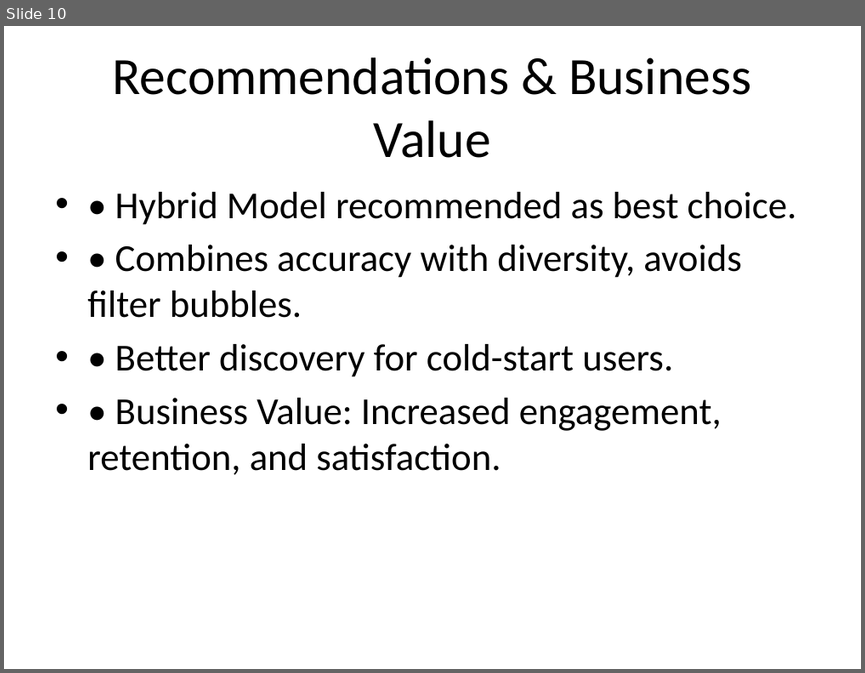
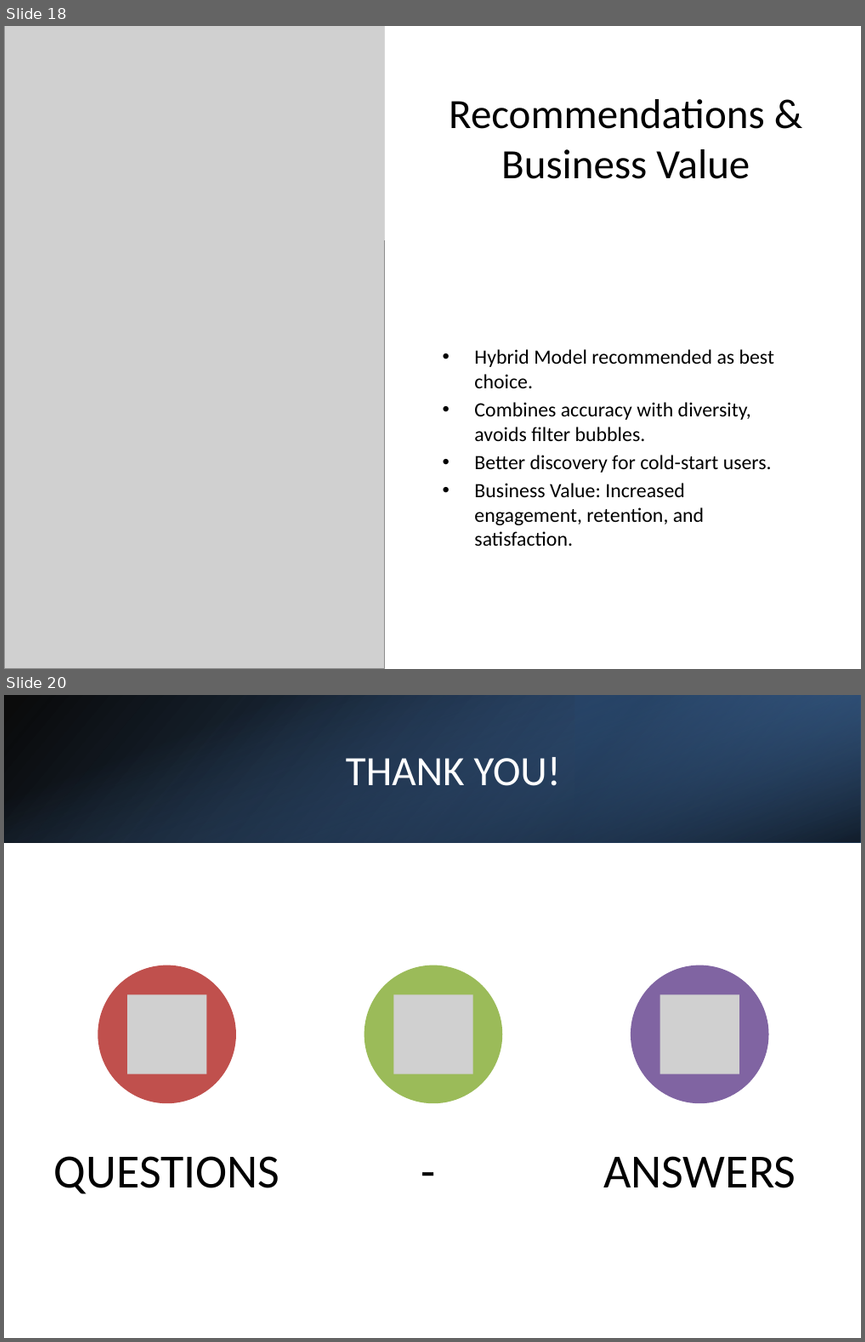
Before and after one commit to VidushiR/Springboard, a slide deck: CapstoneThree_MovieRecommedationSystem/reports/MovieRecommendationCapstoneThree_Final_Presentation.pptx. Shown one above the other, each under a label of ours: slide 10 before the commit, slides 18 and 20 after it; the slides between them are not shown. The pictures are 865x673 and 865x1342 pixels, drawn with LibreOffice and Linux fonts; fonts in the diff are those of the drawing; grey boxes stand for pictures. Boxes give left, top, right and bottom in pixels: in the first picture for what was removed or moved away, otherwise in the second. Text is boxed around its words. In the diff, an @@ line names an element or a change of style, - is before the commit and + after.

Commit message:
adding power point presentation for Movie recommendation Project

```diff
--- a/CapstoneThree_MovieRecommedationSystem/reports/MovieRecommendationCapstoneThree_Final_Presentation.pptx
+++ b/CapstoneThree_MovieRecommedationSystem/reports/MovieRecommendationCapstoneThree_Final_Presentation.pptx
@@ slide 20 added at <box>4,695,861,1338</box>, background #FFFFFF @@
@@ rectangle added at <box>4,695,861,842</box>, fill gradient #000000 to #376092 @@
@@ rectangle added at <box>4,695,861,842</box>, fill gradient #4F81BD to #000000 @@
@@ rectangle added at <box>575,695,861,842</box>, fill gradient #254061 to #4F81BD @@
@@ title added at <box>346,757,561,786</box>, 35 pt, text #FFFFFF @@
+THANK YOU!
@@ group added at <box>54,965,795,1214</box>: 3 ellipses, 3 pictures, 3 texts @@
+QUESTIONS
+-
+ANSWERS
@@ what was slide 10 is now slide 18 @@
@@ slide 18 changed as well @@
@@ picture added at <box>4,26,385,669</box> @@
@@ rectangle added at <box>385,26,861,240</box>, fill #FFFFFF @@
@@ title "Recommendations & Business Value": place and size @@
-title "Recommendations & Business Value" at <box>113,57,751,158</box>
+title "Recommendations & Business Value" at <box>449,99,765,179</box>
@@ title "Recommendations & Business Value" at <box>449,99,765,179</box>: size 44 to 35 pt @@
@@ text "Hybrid Model recommended as best ..." at <box>474,349,774,545</box>: vertical alignment top to middle @@
@@ text at <box>474,349,774,545</box>: text changed; size 32 to 17 pt @@
-• • Hybrid Model recommended as best choice.
-• • Combines accuracy with diversity, avoids filter bubbles.
-• • Better discovery for cold-start users.
-• • Business Value: Increased engagement, retention, and satisfaction.
+• Hybrid Model recommended as best choice.
+• Combines accuracy with diversity, avoids filter bubbles.
+• Better discovery for cold-start users.
+• Business Value: Increased engagement, retention, and satisfaction.
```
Also in this commit, not shown: 10 other slides changed, 8 other slides added.
